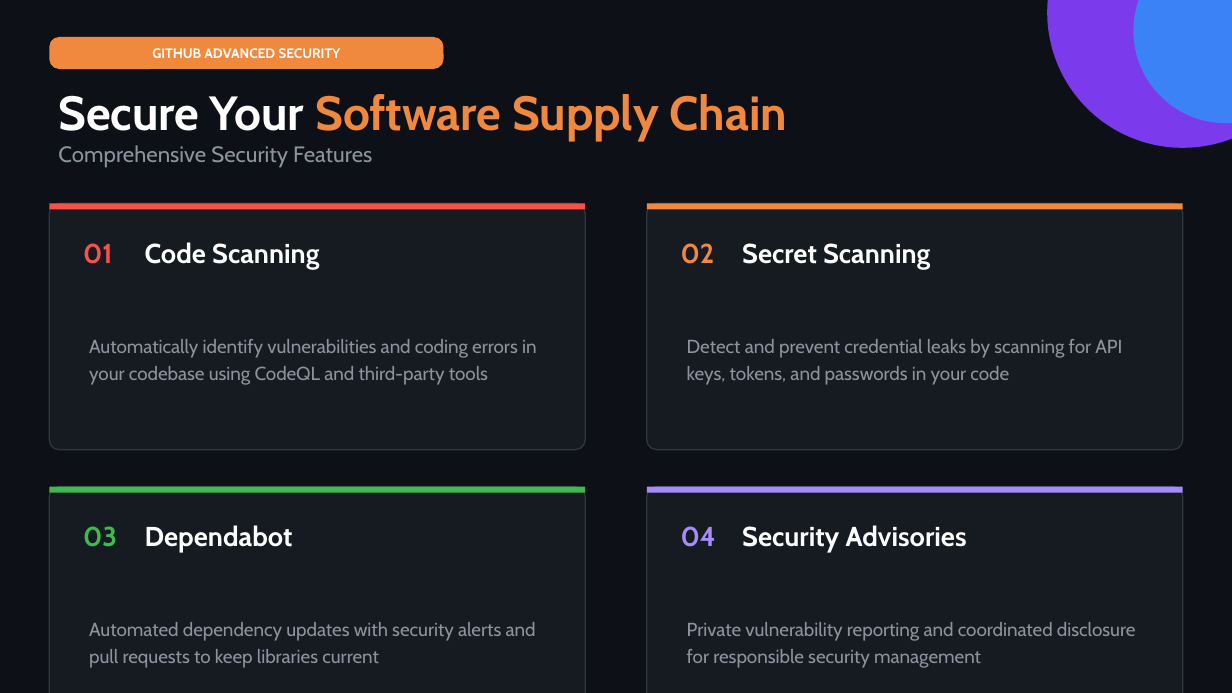
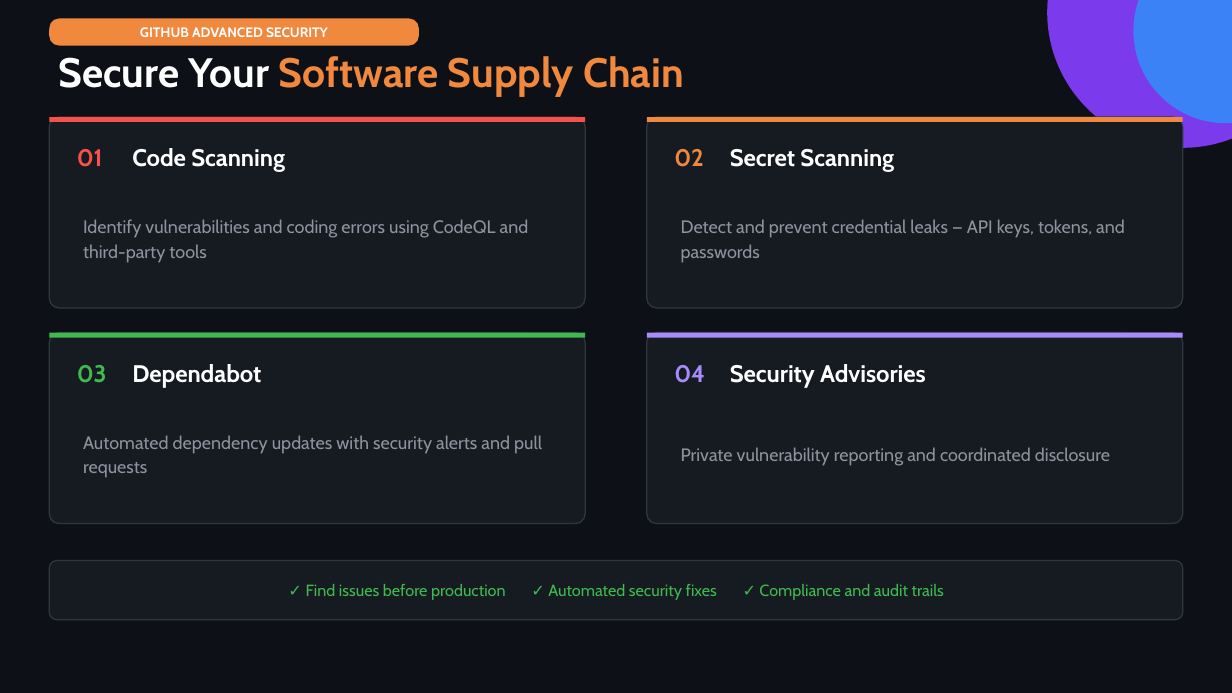
Before and after one commit to Bens-Scratch-Org/github-sea-roadshow, a slide deck: slide 9 of files/github-sea-roadshow-presentation-cpy.pptx. Drawn at 1232x693 pixels with LibreOffice and Linux fonts; fonts in the diff are those of the drawing. Boxes give left, top, right and bottom in pixels: in the first picture for what was removed or moved away, otherwise in the second. Text is boxed around its words. In the diff, an @@ line names an element or a change of style, - is before the commit and + after.

```diff
--- a/files/github-sea-roadshow-presentation-cpy.pptx
+++ b/files/github-sea-roadshow-presentation-cpy.pptx
@@ text "GITHUB ADVANCED SECURITY" moved from (x1=152, y1=48, x2=340, y2=58) to (x1=140, y1=27, x2=328, y2=37) @@
@@ rounded rectangle resized from (x1=49, y1=37, x2=444, y2=69) to (x1=49, y1=18, x2=419, y2=45) @@
@@ text "Secure Your Software Supply Chain" moved from (x1=58, y1=94, x2=787, y2=141) to (x1=58, y1=56, x2=684, y2=97) @@
@@ text "Secure Your Software Supply Chain" at (x1=58, y1=56, x2=684, y2=97): size 37.3 to 32 pt @@
@@ rectangle moved from (x1=49, y1=203, x2=585, y2=210) to (x1=49, y1=117, x2=585, y2=122) @@
@@ rounded rectangle resized from (x1=49, y1=487, x2=585, y2=693) to (x1=49, y1=117, x2=585, y2=309) @@
@@ proportions changed in 5 elements at (x1=49, y1=18, x2=419, y2=45), (x1=49, y1=333, x2=585, y2=524), (x1=647, y1=333, x2=1183, y2=524), (x1=49, y1=117, x2=585, y2=309), (x1=647, y1=117, x2=1183, y2=309) @@
@@ rectangle moved from (x1=647, y1=203, x2=1183, y2=210) to (x1=647, y1=117, x2=1183, y2=122) @@
@@ rounded rectangle resized from (x1=647, y1=487, x2=1183, y2=693) to (x1=647, y1=117, x2=1183, y2=309) @@
@@ text removed at (x1=58, y1=145, x2=372, y2=168) @@
-Comprehensive Security Features
@@ text "01" moved from (x1=83, y1=243, x2=112, y2=264) to (x1=77, y1=149, x2=103, y2=167) @@
@@ text "Code Scanning" moved from (x1=145, y1=242, x2=319, y2=269) to (x1=132, y1=148, x2=285, y2=172) @@
@@ text "02" moved from (x1=681, y1=243, x2=715, y2=264) to (x1=674, y1=149, x2=704, y2=167) @@
@@ text "Secret Scanning" moved from (x1=742, y1=243, x2=930, y2=269) to (x1=730, y1=149, x2=894, y2=172) @@
@@ text at (x1=83, y1=219, x2=529, y2=263): text changed; size 14.7 to 14 pt @@
-Automatically identify vulnerabilities and coding errors in your codebase using CodeQL and third-party tools
+Identify vulnerabilities and coding errors using CodeQL and third-party tools
@@ text at (x1=681, y1=219, x2=1125, y2=263): text changed; size 14.7 to 14 pt @@
-Detect and prevent credential leaks by scanning for API keys, tokens, and passwords in your code
+Detect and prevent credential leaks — API keys, tokens, and passwords
@@ rounded rectangle resized from (x1=49, y1=203, x2=585, y2=450) to (x1=49, y1=333, x2=585, y2=524) @@
@@ rectangle moved from (x1=49, y1=487, x2=585, y2=494) to (x1=49, y1=333, x2=585, y2=337) @@
@@ size 21.3 to 18.7 pt in 8 elements at (x1=730, y1=149, x2=894, y2=172), (x1=132, y1=148, x2=285, y2=172), (x1=77, y1=149, x2=103, y2=167), (x1=674, y1=149, x2=704, y2=167), (x1=730, y1=364, x2=926, y2=388), (x1=132, y1=364, x2=261, y2=388), (x1=674, y1=365, x2=705, y2=383), (x1=77, y1=365, x2=107, y2=383) @@
@@ text "03" moved from (x1=83, y1=526, x2=117, y2=547) to (x1=77, y1=365, x2=107, y2=383) @@
@@ text "Dependabot" moved from (x1=145, y1=525, x2=293, y2=553) to (x1=132, y1=364, x2=261, y2=388) @@
@@ rounded rectangle resized from (x1=647, y1=203, x2=1183, y2=450) to (x1=647, y1=333, x2=1183, y2=524) @@
@@ rectangle moved from (x1=647, y1=487, x2=1183, y2=494) to (x1=647, y1=333, x2=1183, y2=337) @@
@@ text "04" moved from (x1=681, y1=526, x2=716, y2=547) to (x1=674, y1=365, x2=705, y2=383) @@
@@ text "Security Advisories" moved from (x1=742, y1=525, x2=967, y2=553) to (x1=730, y1=364, x2=926, y2=388) @@
@@ text at (x1=83, y1=435, x2=542, y2=478): text changed; size 14.7 to 14 pt @@
-Automated dependency updates with security alerts and pull requests to keep libraries current
+Automated dependency updates with security alerts and pull requests
@@ text at (x1=681, y1=447, x2=1110, y2=466): text changed; size 14.7 to 14 pt @@
-Private vulnerability reporting and coordinated disclosure for responsible security management
+Private vulnerability reporting and coordinated disclosure
@@ rounded rectangle added at (x1=49, y1=561, x2=1183, y2=620), fill #161B22, outline #30363D 1 pt @@
@@ text added at (x1=306, y1=584, x2=944, y2=600), 12.7 pt, text #3FB950 @@
+✓ Find issues before production ✓ Automated security fixes ✓ Compliance and audit trails
```
Also in this commit, not shown: 10 other slides changed, 2 other files.
